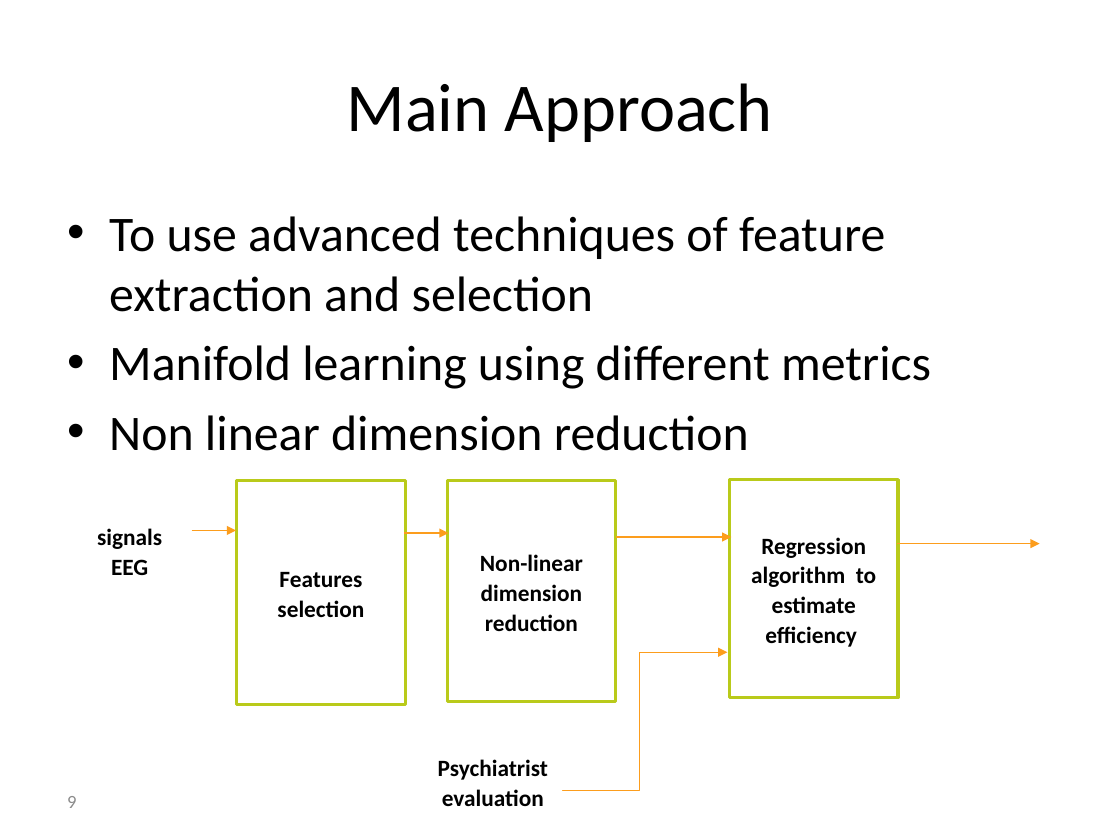
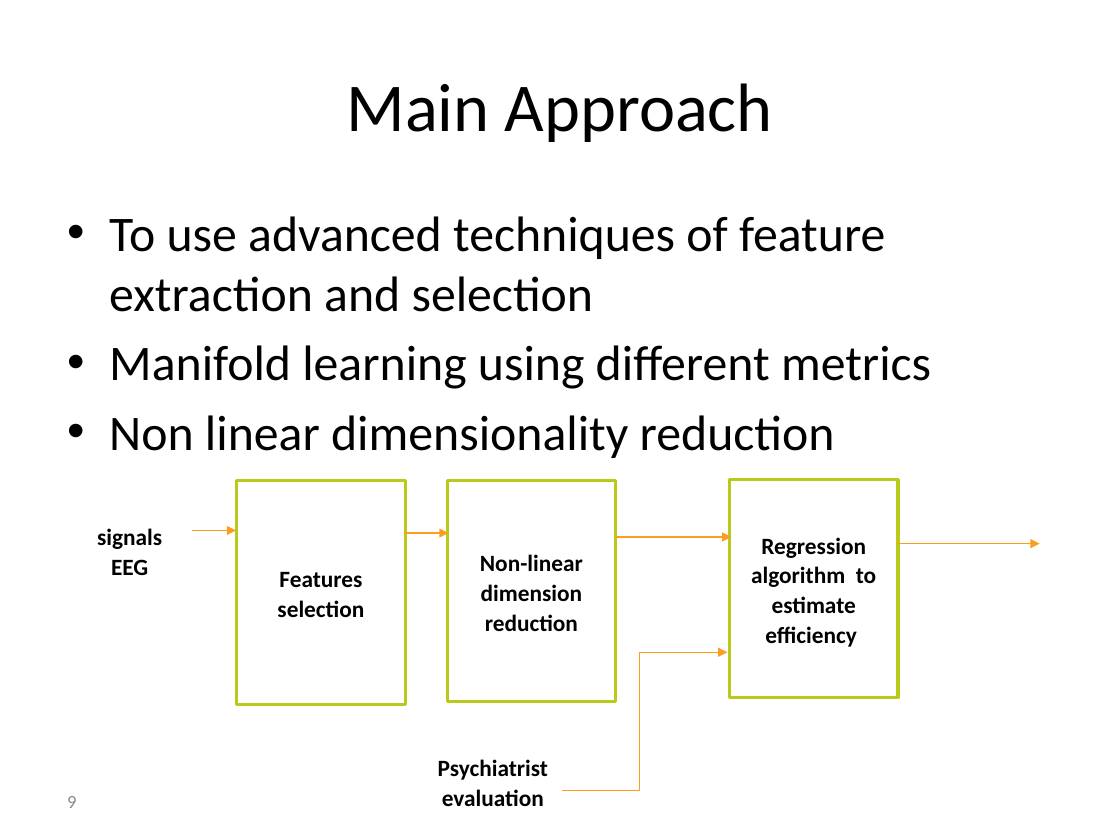
Before and after one commit to reggevlivney/BrainSway, a slide deck: slide 9 of Project_Midterm_Presentation.pptx. Drawn at 1120x840 pixels with LibreOffice and Linux fonts; fonts in the diff are those of the drawing; background and template pictures are left out. Boxes give left, top, right and bottom in pixels: in the first picture for what was removed or moved away, otherwise in the second. Text is boxed around its words. In the diff, an @@ line names an element or a change of style, - is before the commit and + after.

```diff
--- a/Project_Midterm_Presentation.pptx
+++ b/Project_Midterm_Presentation.pptx
@@ text at [109, 415, 835, 458]: text changed @@
-• Non linear dimension reduction
+• Non linear dimensionality reduction
```
Also in this commit, not shown: 7 other slides changed, 3 slides added, 1 slide removed, 1 other file.
